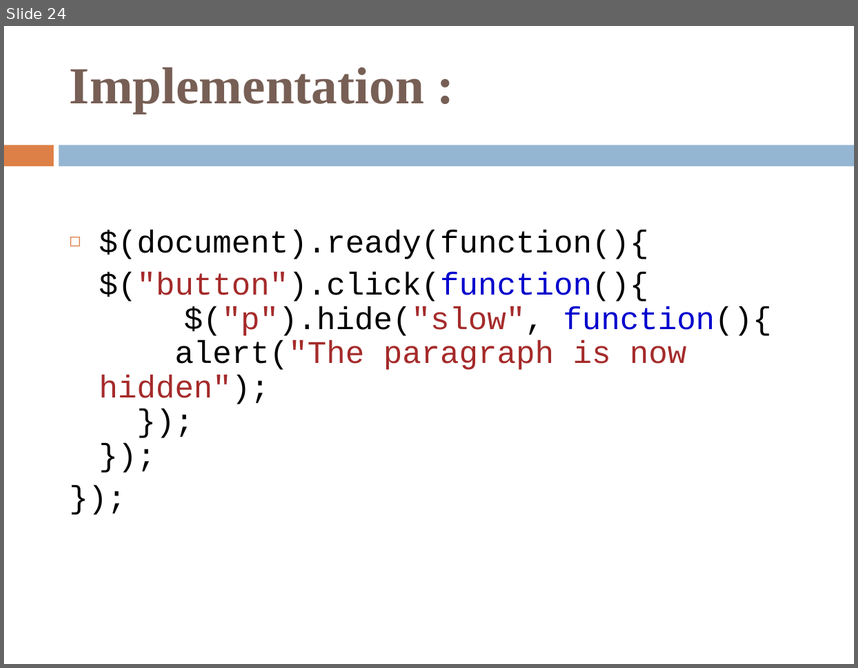
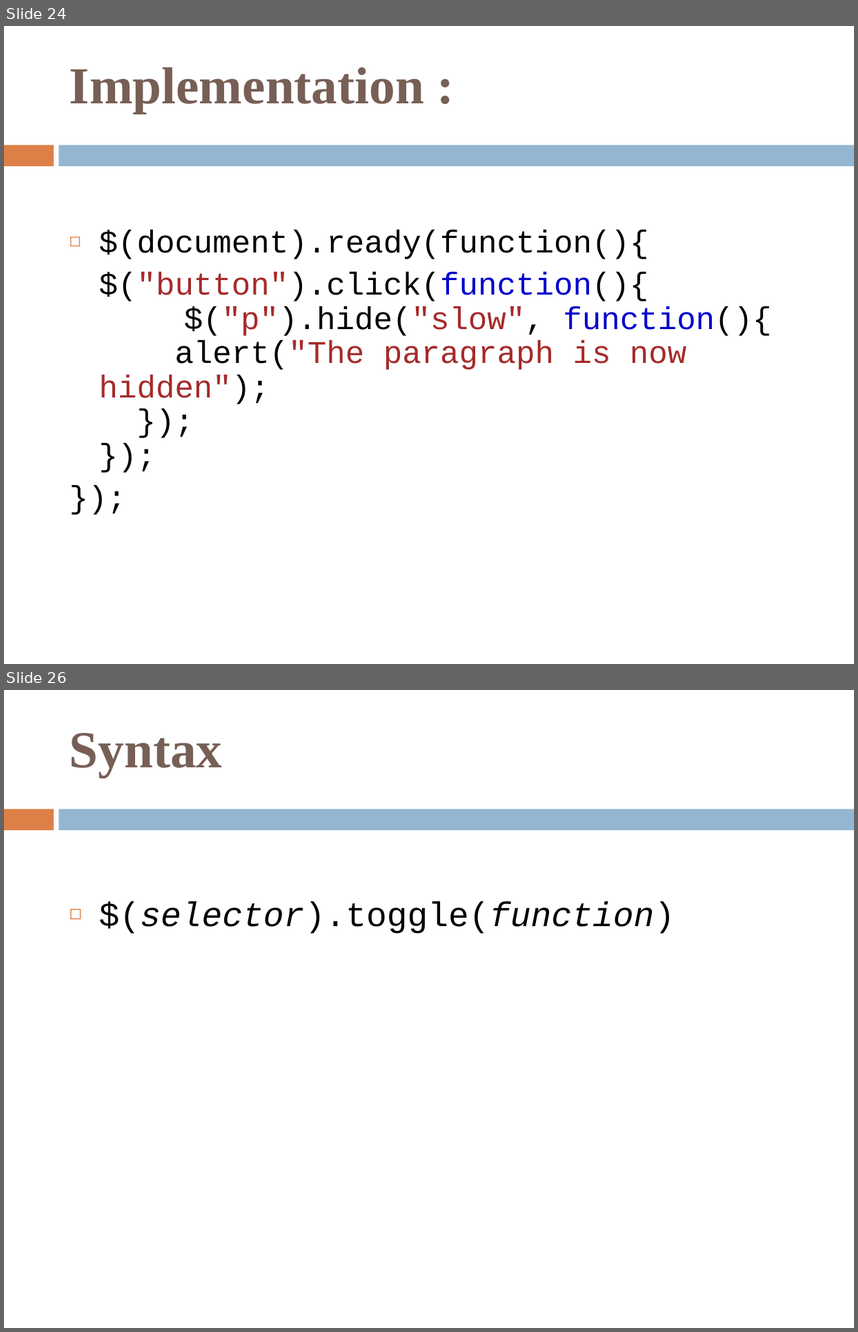
Before and after one commit to KinjalThakar/Intership-phase-2, a slide deck: jQuery.ppt. Shown one above the other, each under a label of ours: slide 24 before the commit, slides 24 and 26 after it; the slides between them are not shown. The pictures are 858x668 and 858x1332 pixels, drawn with LibreOffice and Linux fonts; fonts in the diff are those of the drawing. Boxes give left, top, right and bottom in pixels: in the first picture for what was removed or moved away, otherwise in the second. Text is boxed around its words. In the diff, an @@ line names an element or a change of style, - is before the commit and + after.

```diff
--- a/jQuery.ppt
+++ b/jQuery.ppt
@@ slide 26 added at box(4, 690, 854, 1328), background #FFFFFF; not listed: 2 template elements that a slide beside it also shows @@
@@ title added at box(70, 733, 223, 777), 44 pt, text #775F55, bold @@
+:
+Syntax
@@ text added at box(99, 901, 675, 934), 29 pt, text #000000, italic @@
+◻ $(selector).toggle(function)
```
Also in this commit, not shown: 10 other slides added.
